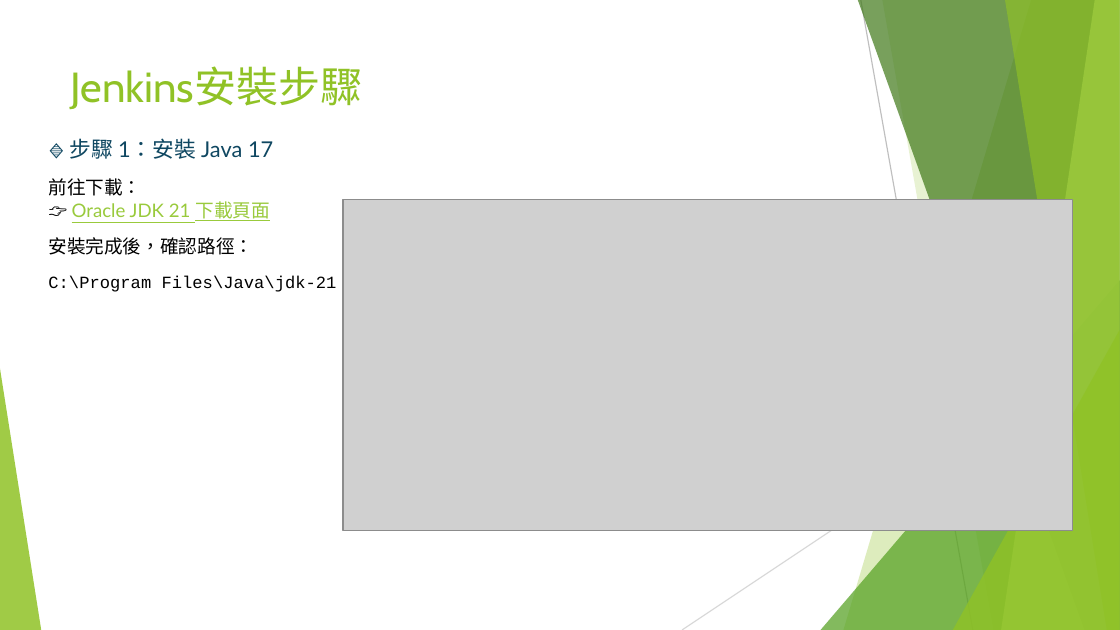
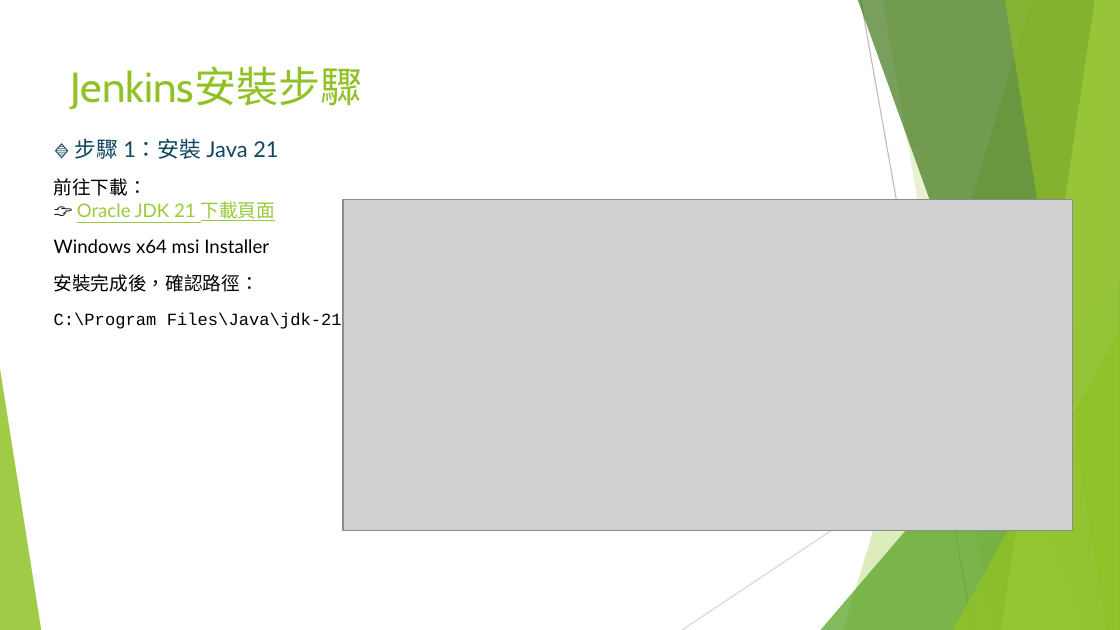
Before and after one commit to coolyuoo/DC5, a slide deck: slide 6 of 單元5.Jenkins與Docker的CICD使用詳解.pptx. Drawn at 1120x630 pixels with LibreOffice and Linux fonts; fonts in the diff are those of the drawing; grey boxes stand for pictures. Boxes give left, top, right and bottom in pixels: in the first picture for what was removed or moved away, otherwise in the second. Text is boxed around its words. In the diff, an @@ line names an element or a change of style, - is before the commit and + after.

Commit message:
99

```diff
--- a/單元5.Jenkins與Docker的CICD使用詳解.pptx
+++ b/單元5.Jenkins與Docker的CICD使用詳解.pptx
@@ text at (75,138,278,159): text changed @@
-🔹 步驟 1：安裝 Java 17
+🔹 步驟 1：安裝 Java 21
@@ text at (54,239,269,253): paragraph added @@
+Windows x64 msi Installer
```
Also in this commit, not shown: 1 other slide changed.
